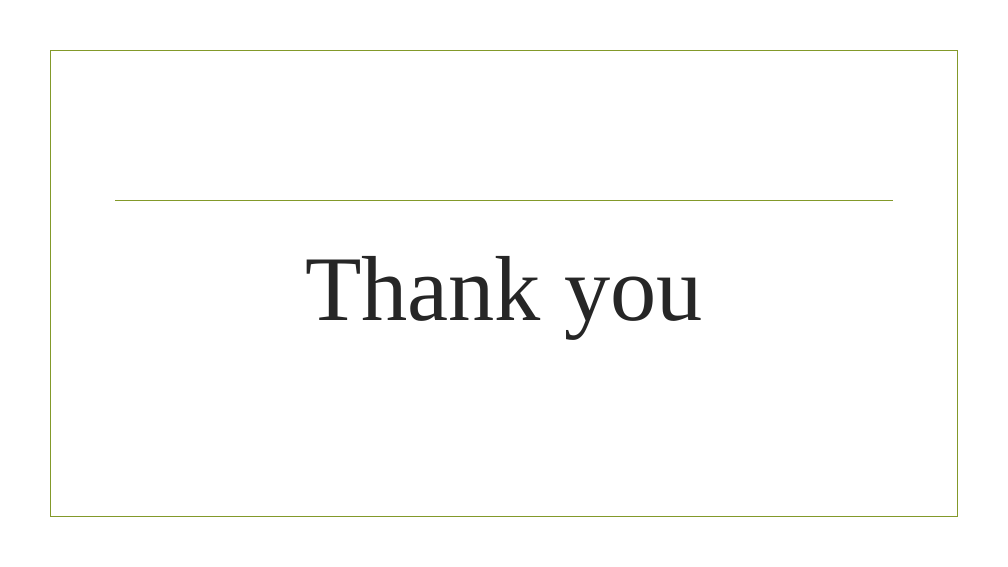
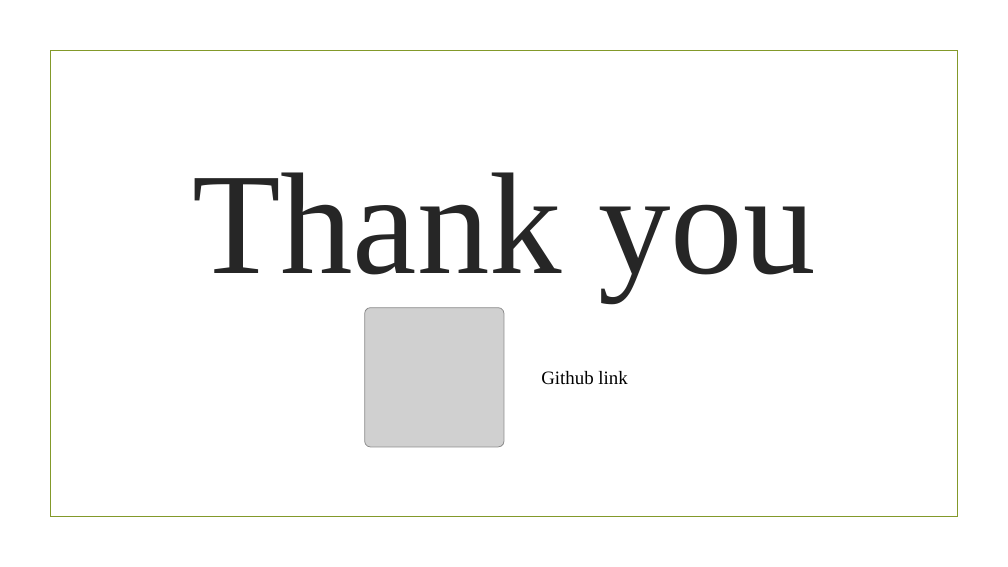
Before and after one commit to ranahasrandinu/Smart-Car-Parking, a slide deck: slide 9 of Smart car parking sysytem.pptx. Drawn at 1008x567 pixels with LibreOffice and Linux fonts; fonts in the diff are those of the drawing; grey boxes stand for pictures; background and template pictures are left out. Boxes give left, top, right and bottom in pixels: in the first picture for what was removed or moved away, otherwise in the second. Text is boxed around its words. In the diff, an @@ line names an element or a change of style, - is before the commit and + after.

```diff
--- a/Smart car parking sysytem.pptx
+++ b/Smart car parking sysytem.pptx
@@ title "Thank you": place and size @@
-title "Thank you" at [305, 256, 703, 337]
+title "Thank you" at [192, 172, 815, 299]
@@ title "Thank you" at [192, 172, 815, 299]: size 88 to 138 pt @@
@@ line removed from (116, 200) to (893, 200) @@
@@ picture added at [364, 308, 504, 447] @@
@@ text added at [541, 371, 627, 385], 18 pt, text #000000 @@
+Github link
```
Also in this commit, not shown: 1 slide added, 1 slide removed.
